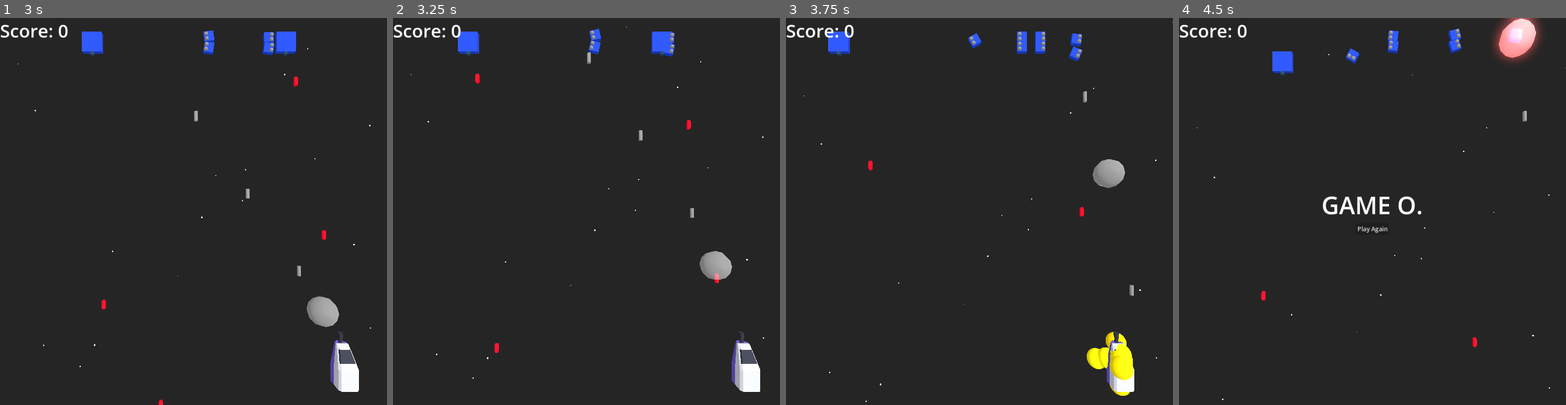
Above: before the commit, frames 1-4 (left to right).
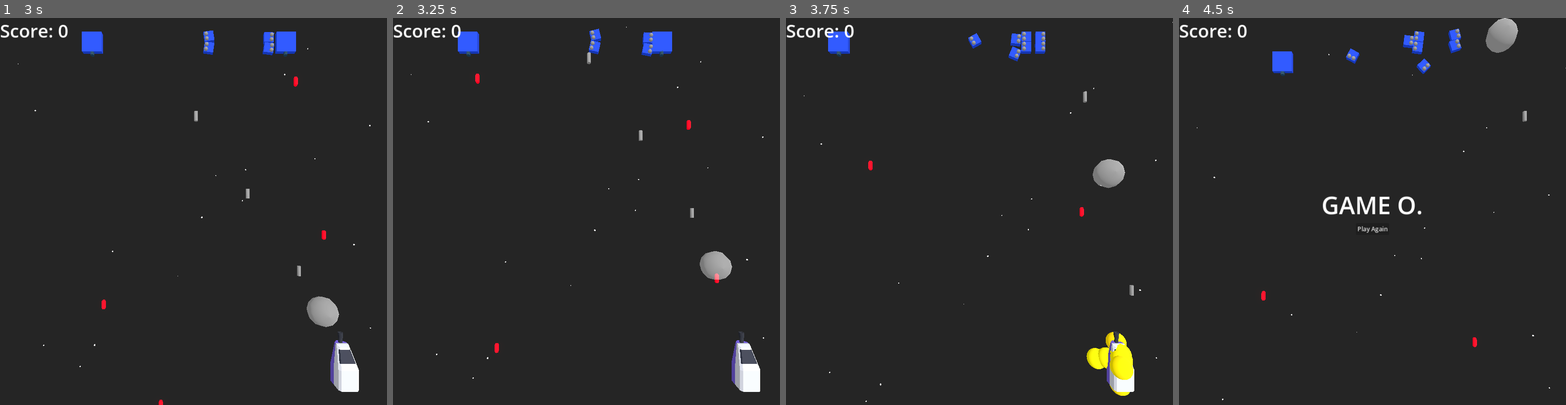
Above: after the commit, the same moments.

Repository: doctor-g/LD56
Game: Godot game, scene res://world/world.tscn
Same seed, same stepped clock (60 frames per second), same inputs: the game is played once before the commit and once after it.
Inputs (mouse positions are in pixels of both pictures, inside the frame that each line leads up to):
- Up to frame 1 (3 s): move the mouse to (278, 192) at 0.52 s; hold D (move_right) 0.53-1.28 s; hold Space (fire) 0.53-1.28 s; move the mouse to (116, 230) at 1.27 s; hold A (move_left) 1.28-2.03 s; tap X (launch_bubble) at 1.35, 2.85 s; move the mouse to (232, 126) at 2.02 s; hold Space (fire) 2.03-2.78 s; hold D (move_right) from 2.03 s (still down); move the mouse to (174, 288) at 2.77 s
- Up to frame 2 (3.25 s): keep holding D (move_right)
- Up to frame 3 (3.75 s): move the mouse to (1095, 269) at 3.52 s; release D (move_right) at 3.53 s; hold A (move_left) from 3.53 s (still down); hold Space (fire) from 3.53 s (still down)
- Up to frame 4 (4.5 s): keep holding A (move_left); move the mouse to (1256, 153) at 4.27 s; release Space (fire) at 4.28 s; tap X (launch_bubble) at 4.35 s

Frame 1 is identical in both runs. In frame 2, 0.2% of the frame differs, in the area x 64-73%, y 3-10%; in frame 3, 0.5%; in frame 4, 1.8%, in the area x 53-94%, y 0-15%.

Commit message:
Let enemy ships push critters around

Diff:
--- a/project/critters/square_critter.tscn
+++ b/project/critters/square_critter.tscn
@@ -11,7 +11,7 @@
 
 [node name="SquareCritter" type="CharacterBody3D" groups=["critters"]]
 collision_layer = 8
-collision_mask = 8
+collision_mask = 12
 script = ExtResource("1_4x12t")
 
 [node name="CSGBox3D" type="CSGBox3D" parent="."]
